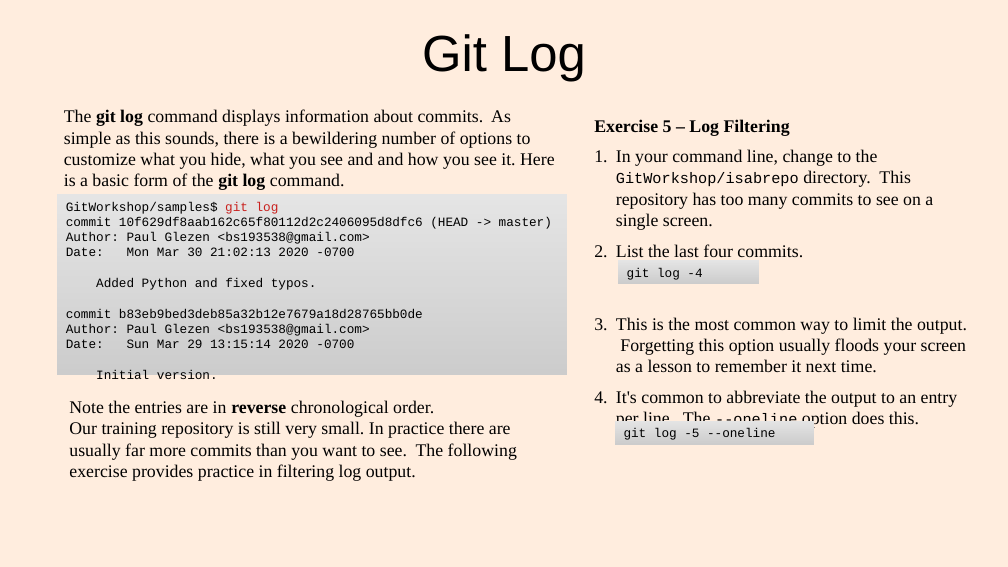
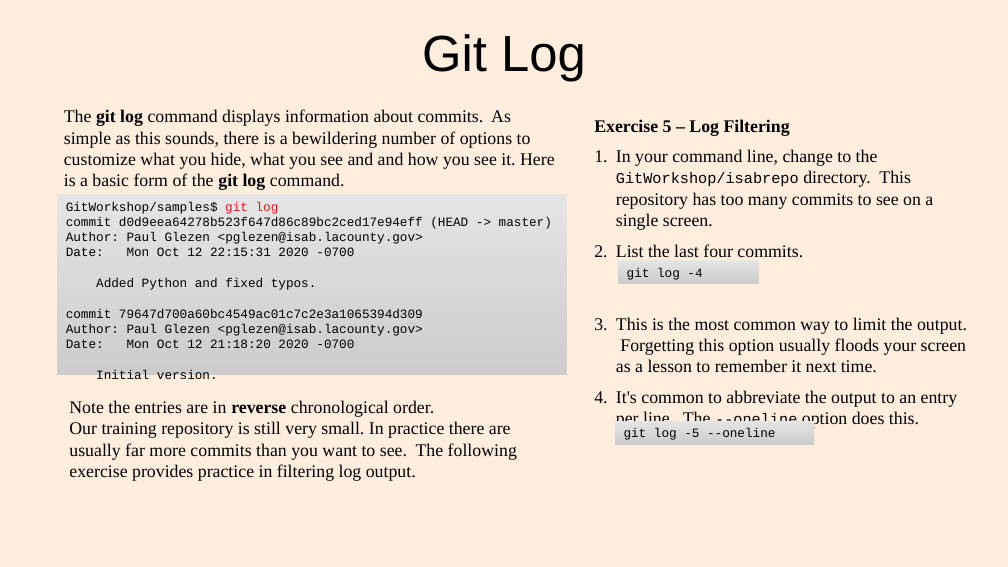
Before and after one commit to lacounty-isab/workshops, a slide deck: slide 17 of git/GitWorkshop1.odp. Drawn at 1008x567 pixels with LibreOffice and Linux fonts; fonts in the diff are those of the drawing. Boxes give left, top, right and bottom in pixels: in the first picture for what was removed or moved away, otherwise in the second. Text is boxed around its words. In the diff, an @@ line names an element or a change of style, - is before the commit and + after.

```diff
--- a/git/GitWorkshop1.odp
+++ b/git/GitWorkshop1.odp
@@ text in rectangle at <box>66,217,552,256</box>: text changed @@
-commit 10f629df8aab162c65f80112d2c2406095d8dfc6 (HEAD -> master)
-Author: Paul Glezen <bs193538@gmail.com>
-Date: Mon Mar 30 21:02:13 2020 -0700
+commit d0d9eea64278b523f647d86c89bc2ced17e94eff (HEAD -> master)
+Author: Paul Glezen <pglezen@isab.lacounty.gov>
+Date: Mon Oct 12 22:15:31 2020 -0700
@@ text in rectangle at <box>66,309,423,348</box>: text changed @@
-commit b83eb9bed3deb85a32b12e7679a18d28765bb0de
-Author: Paul Glezen <bs193538@gmail.com>
-Date: Sun Mar 29 13:15:14 2020 -0700
+commit 79647d700a60bc4549ac01c7c2e3a1065394d309
+Author: Paul Glezen <pglezen@isab.lacounty.gov>
+Date: Mon Oct 12 21:18:20 2020 -0700
```
Also in this commit, not shown: 10 other slides changed, 9 slides removed, 22 other files.
